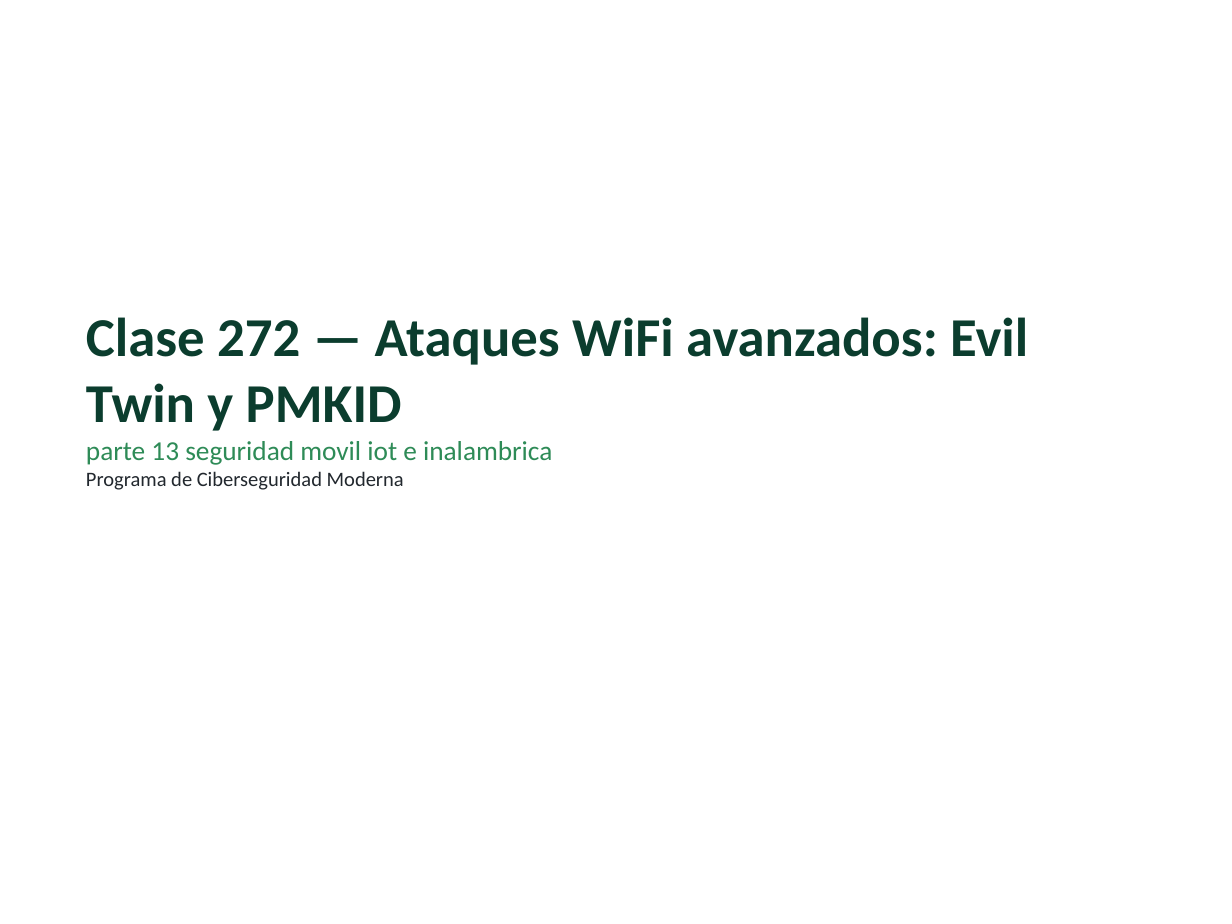
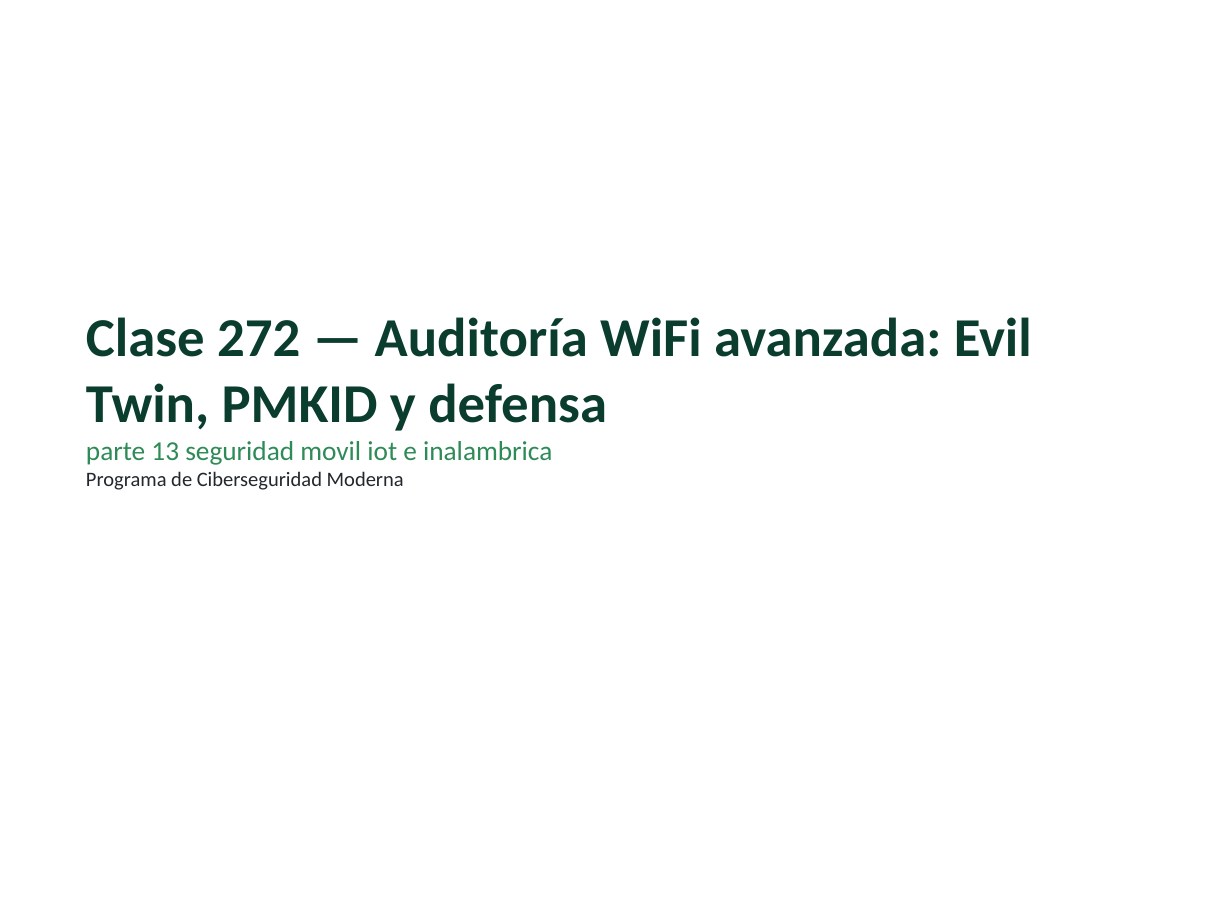
Before and after one commit to vladimiracunadev-create/modern-cybersecurity-program, a slide deck: slide 1 of classes/parte-13-seguridad-movil-iot-e-inalambrica/272-ataques-wifi-avanzados-evil-twin-y-pmkid/clase-272-presentacion.pptx. Drawn at 1232x924 pixels with LibreOffice and Linux fonts; fonts in the diff are those of the drawing. Boxes give left, top, right and bottom in pixels: in the first picture for what was removed or moved away, otherwise in the second. Text is boxed around its words. In the diff, an @@ line names an element or a change of style, - is before the commit and + after.

```diff
--- a/classes/parte-13-seguridad-movil-iot-e-inalambrica/272-ataques-wifi-avanzados-evil-twin-y-pmkid/clase-272-presentacion.pptx
+++ b/classes/parte-13-seguridad-movil-iot-e-inalambrica/272-ataques-wifi-avanzados-evil-twin-y-pmkid/clase-272-presentacion.pptx
@@ text at (86, 317, 1032, 431): text changed @@
-Clase 272 — Ataques WiFi avanzados: Evil Twin y PMKID
+Clase 272 — Auditoría WiFi avanzada: Evil Twin, PMKID y defensa
```
Also in this commit, not shown: 8 other slides changed, 8 slides added, 7 slides removed, 27 other files.
